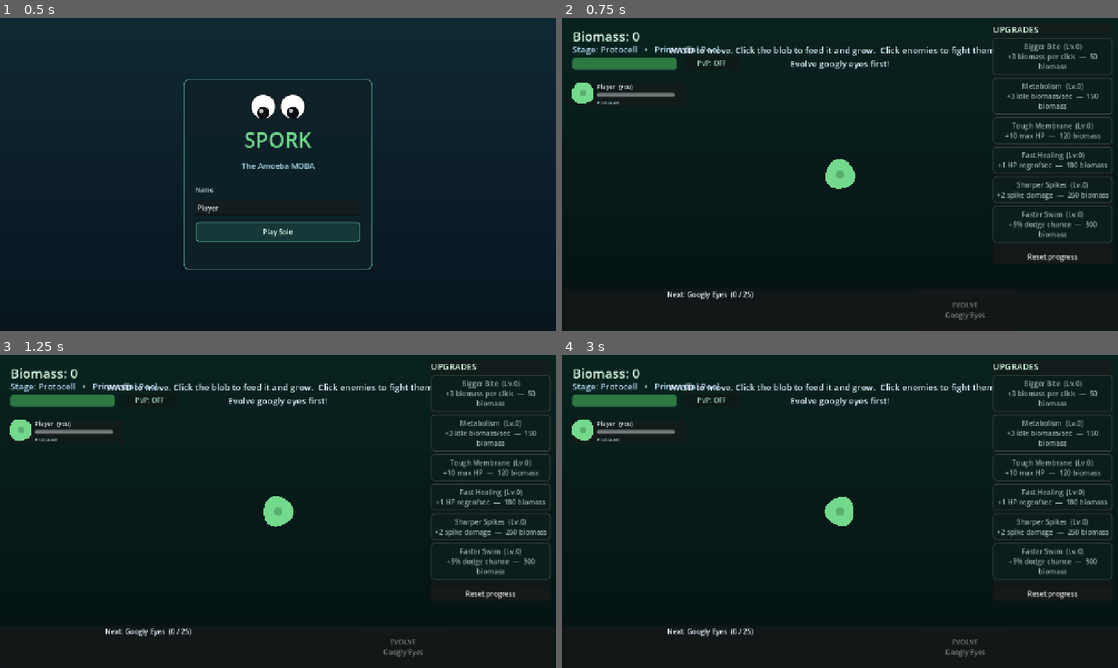
Above: before the commit, frames 1-4 (two rows, left to right).
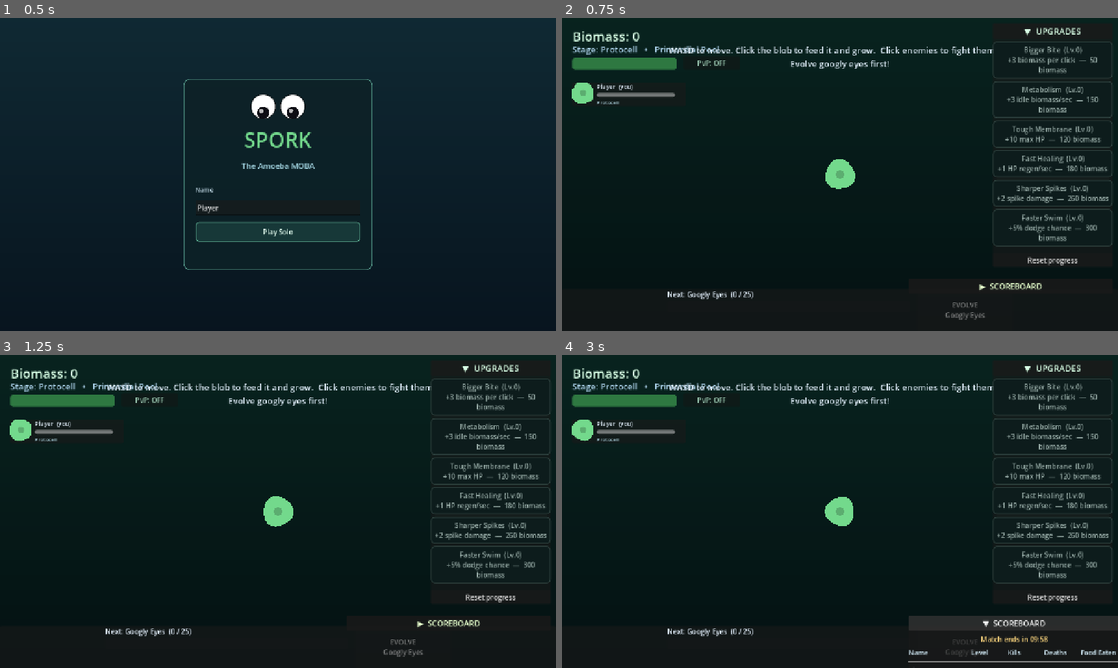
Above: after the commit, the same moments.

Repository: mjduke420/spork
Game: Godot game, scene res://scenes/menu.tscn
Two runs of this game, one before a commit and one after it. Both use one fixed random seed, a clock stepped at 60 frames per second and the inputs below.
Inputs (mouse positions are in pixels of both pictures, inside the frame that each line leads up to):
- Up to frame 1 (0.5 s): no input
- Up to frame 2 (0.75 s): click "Play Solo" at 0.5 s
- Up to frame 3 (1.25 s): no input
- Up to frame 4 (3 s): click (1051, 367) at 1.25 s, where only the run after the commit has a clickable "▼ UPGRADES"; click (1051, 367) at 2 s, where only the run after the commit has a clickable "▶ UPGRADES"; click (1012, 624) at 2.75 s, where only the run after the commit has a clickable "▶ SCOREBOARD"

Frame 1 is identical in both runs. In frame 2, 4.1% of the frame differs, in the area x 75-99%, y 2-87%; in frame 3, 4.1%; in frame 4, 6.2%, in the area x 62-100%, y 2-99%.

Commit message:
feat: bigger/tougher hostiles that keep scaling, collapsible HUD panels
Hostiles now scale off a progress metric that keeps climbing through a
chosen lineage's branch_step instead of freezing at the top of the trunk,
so the whole endgame grind still faces an escalating threat. Size grows
moderately; hp/bite damage and reward/stolen biomass grow steeply, since
bite_hp was previously never scaled at all and hostiles had become
essentially harmless late-game.

Scoreboard and upgrade panels are now click-to-collapse instead of the
scoreboard relying on Tab, which Godot's own UI focus-cycling could
silently consume once any button held focus. Scoreboard docks below the
upgrade panel; the offset needed to be found by measuring actual
rendered position, since this project's canvas_items/expand stretch mode
means offset_* values live in a logical coordinate space that doesn't
match raw browser pixels.

Diff:
--- a/scripts/scoreboard_panel.gd
+++ b/scripts/scoreboard_panel.gd
@@ -1,6 +1,6 @@
 extends CanvasLayer
 
-## Tab-toggled scoreboard: every connected player's total upgrade level, kills
+## Collapsible scoreboard: every connected player's total upgrade level, kills
 ## (hostiles + players combined), deaths, and food eaten — sorted by kills
 ## descending, classic scoreboard-style. A live match countdown sits above the
 ## table (see GameState.match_time_remaining / net.gd for who ticks it and
@@ -8,15 +8,22 @@
 ## and any player's biomass/evolved/hp_changed/upgrades_changed signals (kills/
 ## deaths/food_eaten all ride along on one of those — see hostile.gd's
 ## take_damage(), food.gd, and player_state.gd's take_damage()).
+##
+## Docked top-right below the upgrade panel, toggled by clicking its header —
+## Tab used to toggle it, but Godot's own UI focus-cycling can consume Tab
+## once any Button (e.g. an upgrade) holds focus, so it silently never
+## reached this script's input handler.
 
 const PlayerState := preload("res://scripts/player_state.gd")
 
-const COL_WIDTHS := [170, 90, 90, 90, 100]
+const COL_WIDTHS := [140, 80, 80, 80, 90]
+const PANEL_WIDTH := 470
 
-var _panel: PanelContainer
+var _header_btn: Button
+var _content: VBoxContainer
 var _timer_label: Label
 var _list: VBoxContainer
-var _open: bool = false
+var _collapsed: bool = true
 
 func _ready() -> void:
 	layer = 11
@@ -28,16 +35,8 @@
 	_refresh()
 
 func _process(_delta: float) -> void:
-	if _open:
+	if not _collapsed:
 		_timer_label.text = _format_time(GameState.match_time_remaining)
-
-func _unhandled_input(event: InputEvent) -> void:
-	if event is InputEventKey and event.pressed and not event.echo and event.keycode == KEY_TAB:
-		_open = not _open
-		_panel.visible = _open
-		if _open:
-			_refresh()
-		get_viewport().set_input_as_handled()
 
 func _on_player_added(peer_id: int) -> void:
 	var state: PlayerState = GameState.players.get(peer_id)
@@ -50,36 +49,53 @@
 	_refresh()
 
 func _build_ui() -> void:
-	_panel = PanelContainer.new()
-	_panel.set_anchors_preset(Control.PRESET_CENTER)
-	_panel.custom_minimum_size = Vector2(560, 0)
-	_panel.visible = false
-	add_child(_panel)
+	var panel := PanelContainer.new()
+	panel.set_anchors_preset(Control.PRESET_TOP_RIGHT)
+	panel.offset_left = -PANEL_WIDTH - 12
+	panel.offset_right = -12
+	panel.offset_top = 600   # clears the upgrade panel's full expanded height (measured ~492px) with a generous margin
+	add_child(panel)
 
 	var vbox := VBoxContainer.new()
 	vbox.add_theme_constant_override("separation", 8)
-	_panel.add_child(vbox)
+	panel.add_child(vbox)
 
-	var title := Label.new()
-	title.text = "SCOREBOARD   (Tab to close)"
-	title.horizontal_alignment = HORIZONTAL_ALIGNMENT_CENTER
-	title.add_theme_font_size_override("font_size", 22)
-	title.add_theme_color_override("font_color", Color(0.9, 1.0, 0.8))
-	vbox.add_child(title)
+	_header_btn = Button.new()
+	_header_btn.custom_minimum_size = Vector2(PANEL_WIDTH, 34)
+	_header_btn.add_theme_font_size_override("font_size", 18)
+	_header_btn.add_theme_color_override("font_color", Color(0.9, 1.0, 0.8))
+	_header_btn.pressed.connect(_toggle_collapsed)
+	vbox.add_child(_header_btn)
+
+	_content = VBoxContainer.new()
+	_content.add_theme_constant_override("separation", 8)
+	vbox.add_child(_content)
 
 	_timer_label = Label.new()
 	_timer_label.text = _format_time(GameState.match_time_remaining)
 	_timer_label.horizontal_alignment = HORIZONTAL_ALIGNMENT_CENTER
 	_timer_label.add_theme_font_size_override("font_size", 16)
 	_timer_label.add_theme_color_override("font_color", Color(1.0, 0.85, 0.5))
-	vbox.add_child(_timer_label)
+	_content.add_child(_timer_label)
 
-	vbox.add_child(_make_row(["Name", "Level", "Kills", "Deaths", "Food Eaten"], true))
-	vbox.add_child(HSeparator.new())
+	_content.add_child(_make_row(["Name", "Level", "Kills", "Deaths", "Food Eaten"], true))
+	_content.add_child(HSeparator.new())
 
 	_list = VBoxContainer.new()
 	_list.add_theme_constant_override("separation", 4)
-	vbox.add_child(_list)
+	_content.add_child(_list)
+
+	_apply_collapsed()
+
+func _toggle_collapsed() -> void:
+	_collapsed = not _collapsed
+	_apply_collapsed()
+	if not _collapsed:
+		_refresh()
+
+func _apply_collapsed() -> void:
+	_content.visible = not _collapsed
+	_header_btn.text = "%s  SCOREBOARD" % ("▶" if _collapsed else "▼")
 
 func _format_time(seconds: float) -> String:
 	var s := maxi(0, int(ceil(seconds)))
--- a/scripts/spawner.gd
+++ b/scripts/spawner.gd
@@ -2,11 +2,13 @@
 
 ## Spawns hostiles and food pellets on a ring around the players' current position
 ## (not the viewport, since the world is a bigger arena the camera pans around).
-## Composition and rate scale with the local player's evolution stage so the world
-## gets more dangerous as you grow.
+## Composition and rate scale with the local player's progress so the world gets
+## more dangerous — and more physically imposing — as you grow.
 
 const Hostile := preload("res://scripts/hostile.gd")
 const Food := preload("res://scripts/food.gd")
+const EvolutionData := preload("res://scripts/evolution_data.gd")
+const PlayerState := preload("res://scripts/player_state.gd")
 
 const SPAWN_MARGIN := 260.0   # spawn just outside the player's current view
 const MAX_HOSTILES := 14
@@ -26,9 +28,20 @@
 		if get_tree().get_nodes_in_group("food").size() < 10:
 			_spawn_food()
 
+## A continuously-increasing progress scalar used for hostile scaling. Plain
+## stage_index freezes at the top of the trunk (Multicellular) the moment a
+## lineage is chosen, which would leave the entire endgame lineage grind —
+## most of a match's biomass grinding — facing the same hostiles forever.
+## Once a lineage is picked, branch_step (0..2) keeps it climbing instead.
+func _progress_level() -> float:
+	var state: PlayerState = GameState.local
+	if state.lineage == "":
+		return float(state.stage_index)
+	return float(EvolutionData.count() - 1) + float(state.branch_step + 1) * 2.0
+
 func _rate_scale() -> float:
-	# higher stages spawn a little faster (never below ~0.6x interval)
-	return maxf(0.6, 1.0 - GameState.local.stage_index * 0.05)
+	# higher progress spawns a little faster (never below ~0.55x interval)
+	return maxf(0.55, 1.0 - _progress_level() * 0.035)
 
 func _spawn_hostile() -> void:
 	var h: Node2D = Hostile.new()
@@ -43,16 +56,16 @@
 	f.setup(3.0 + GameState.local.stage_index * 2.0)
 
 func _pick_config() -> Dictionary:
-	var stage: int = GameState.local.stage_index
+	var p := _progress_level()
 	var roll := randf()
 	# apex only starts appearing once you have some defenses
-	if stage >= 4 and roll < 0.2:
+	if p >= 4.0 and roll < 0.2:
 		return _scaled({
 			"kind": Hostile.Kind.APEX, "radius": 34.0, "speed": 34.0,
 			"hp": 40.0, "bite_hp": 10.0, "bite_biomass": 30.0, "reward": 45.0,
 			"color": Color(0.75, 0.25, 0.45),
 		})
-	if stage >= 2 and roll < 0.65:
+	if p >= 2.0 and roll < 0.65:
 		return _scaled({
 			"kind": Hostile.Kind.PREDATOR, "radius": 20.0, "speed": 48.0,
 			"hp": 12.0, "bite_hp": 4.0, "bite_biomass": 10.0, "reward": 14.0,
@@ -64,12 +77,24 @@
 		"color": Color(0.85, 0.8, 0.4),
 	})
 
+## Hostiles grow substantially bigger, tougher, and more rewarding as the
+## player progresses. Size scales more gently than the underlying stats so a
+## max-progress hostile reads as genuinely huge without blotting out the
+## screen; threat (hp/bite damage) and value (reward/stolen biomass) scale
+## steeply so death stays a real risk and late hostiles are worth grinding —
+## both were previously left almost flat once a lineage was chosen.
 func _scaled(cfg: Dictionary) -> Dictionary:
-	# grow hp/reward gently with stage so late hostiles stay relevant
-	var f := 1.0 + GameState.local.stage_index * 0.18
-	cfg["hp"] = float(cfg["hp"]) * f
-	cfg["reward"] = float(cfg["reward"]) * f
-	cfg["bite_biomass"] = float(cfg["bite_biomass"]) * f
+	var p := _progress_level()
+	var size_mult := 1.0 + p * 0.22
+	var speed_mult := 1.0 + p * 0.08
+	var threat_mult := 1.0 + p * 0.6
+	var reward_mult := 1.0 + p * 0.55
+	cfg["radius"] = float(cfg["radius"]) * size_mult
+	cfg["speed"] = float(cfg["speed"]) * speed_mult
+	cfg["hp"] = float(cfg["hp"]) * threat_mult
+	cfg["bite_hp"] = float(cfg["bite_hp"]) * threat_mult
+	cfg["bite_biomass"] = float(cfg["bite_biomass"]) * reward_mult
+	cfg["reward"] = float(cfg["reward"]) * reward_mult
 	return cfg
 
 ## Spawns on a ring just outside the current viewport around the players' average
--- a/scripts/upgrade_panel.gd
+++ b/scripts/upgrade_panel.gd
@@ -2,6 +2,7 @@
 
 ## Right-side panel listing repeatable upgrades. Reactive: rebinds to GameState signals
 ## and refreshes button labels/affordability whenever biomass or upgrade levels change.
+## Collapsible — clicking the header toggles the button list beneath it.
 ##
 ## Each upgrade has its own accent color; a button's background/border lerp from
 ## a neutral base toward that accent as its level climbs from 0 to MAX_COLOR_LEVEL
@@ -23,7 +24,12 @@
 	"dodge": Color(0.35, 0.75, 0.95),   # Faster Swim — cyan, water/speed
 }
 
+const PANEL_WIDTH := 276
+
 var _buttons: Dictionary = {}   # id -> Button
+var _header_btn: Button
+var _content: VBoxContainer
+var _collapsed: bool = false
 
 func _ready() -> void:
 	layer = 10
@@ -36,39 +42,54 @@
 func _build_ui() -> void:
 	var panel := PanelContainer.new()
 	panel.set_anchors_preset(Control.PRESET_TOP_RIGHT)
-	panel.offset_left = -288
+	panel.offset_left = -PANEL_WIDTH - 12
 	panel.offset_right = -12
 	panel.offset_top = 12
 	add_child(panel)
 
 	var box := VBoxContainer.new()
 	box.add_theme_constant_override("separation", 6)
-	box.custom_minimum_size = Vector2(276, 0)
+	box.custom_minimum_size = Vector2(PANEL_WIDTH, 0)
 	panel.add_child(box)
 
-	var title := Label.new()
-	title.text = "UPGRADES"
-	title.add_theme_font_size_override("font_size", 20)
-	title.add_theme_color_override("font_color", Color(0.85, 1.0, 0.9))
-	box.add_child(title)
+	_header_btn = Button.new()
+	_header_btn.custom_minimum_size = Vector2(PANEL_WIDTH, 34)
+	_header_btn.add_theme_font_size_override("font_size", 20)
+	_header_btn.add_theme_color_override("font_color", Color(0.85, 1.0, 0.9))
+	_header_btn.pressed.connect(_toggle_collapsed)
+	box.add_child(_header_btn)
+
+	_content = VBoxContainer.new()
+	_content.add_theme_constant_override("separation", 6)
+	box.add_child(_content)
 
 	for upg in UpgradeData.UPGRADES:
 		var btn := Button.new()
-		btn.custom_minimum_size = Vector2(276, 46)
+		btn.custom_minimum_size = Vector2(PANEL_WIDTH, 46)
 		btn.autowrap_mode = TextServer.AUTOWRAP_WORD_SMART
 		btn.add_theme_color_override("font_color", Color(0.92, 1.0, 0.95))
 		btn.add_theme_color_override("font_hover_color", Color(1.0, 1.0, 1.0))
 		btn.add_theme_color_override("font_disabled_color", Color(0.6, 0.68, 0.66))
 		btn.pressed.connect(_on_buy.bind(upg["id"]))
-		box.add_child(btn)
+		_content.add_child(btn)
 		_buttons[upg["id"]] = btn
 
-	box.add_child(HSeparator.new())
+	_content.add_child(HSeparator.new())
 	var reset := Button.new()
 	reset.text = "Reset progress"
-	reset.custom_minimum_size = Vector2(276, 32)
+	reset.custom_minimum_size = Vector2(PANEL_WIDTH, 32)
 	reset.pressed.connect(func(): GameState.local.reset())
-	box.add_child(reset)
+	_content.add_child(reset)
+
+	_apply_collapsed()
+
+func _toggle_collapsed() -> void:
+	_collapsed = not _collapsed
+	_apply_collapsed()
+
+func _apply_collapsed() -> void:
+	_content.visible = not _collapsed
+	_header_btn.text = "%s  UPGRADES" % ("▶" if _collapsed else "▼")
 
 func _on_buy(id: String) -> void:
 	GameState.local.buy_upgrade(id)
